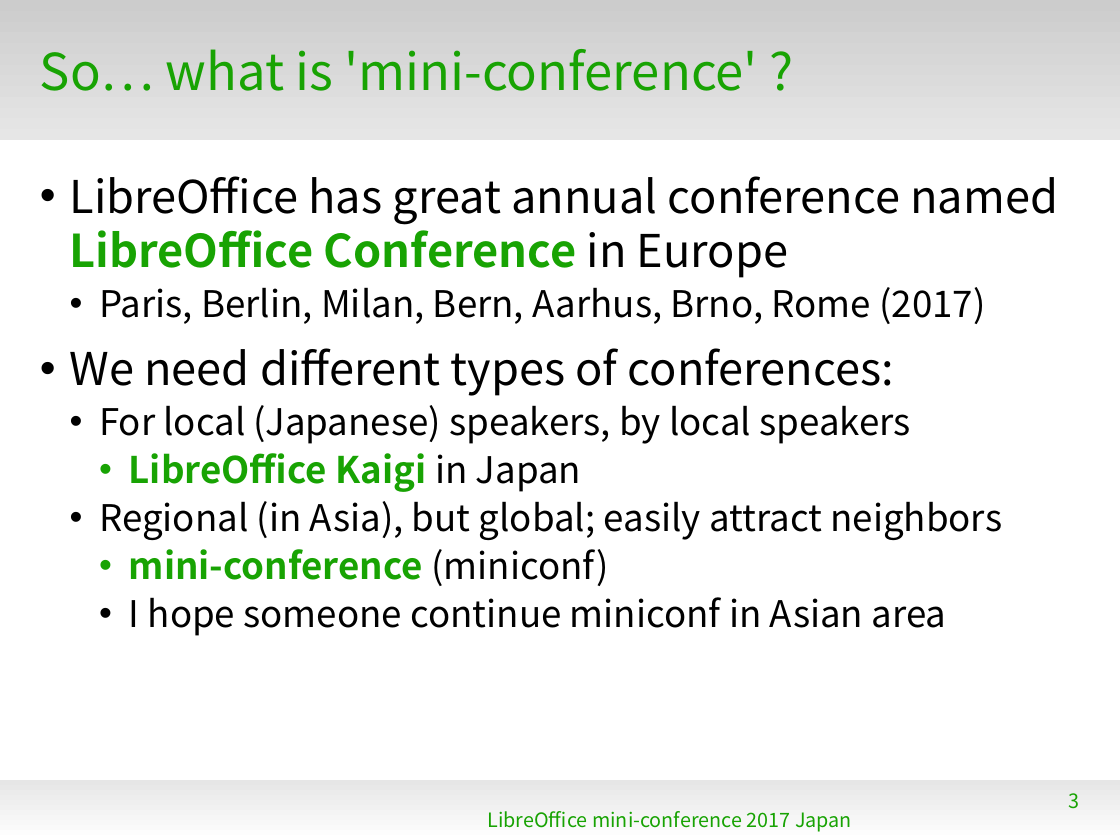
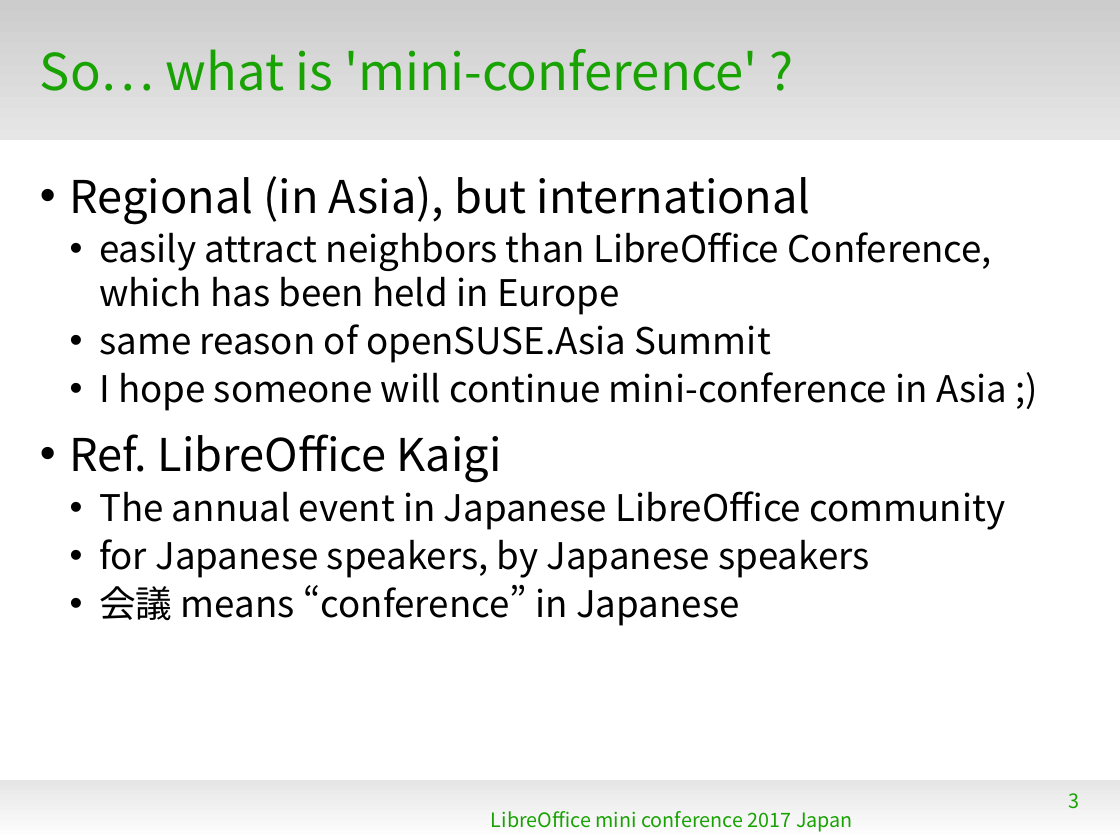
Before and after one commit to naruoga/KantoLibreOffice, a slide deck: slide 3 of others/LibOminiconf2017-MixingBowlCulture.odp. Drawn at 1120x840 pixels with LibreOffice and Linux fonts; fonts in the diff are those of the drawing; background and template pictures are left out. Boxes give left, top, right and bottom in pixels: in the first picture for what was removed or moved away, otherwise in the second. Text is boxed around its words. In the diff, an @@ line names an element or a change of style, - is before the commit and + after.

Commit message:
miniconf2017: 最終版

```diff
--- a/others/LibOminiconf2017-MixingBowlCulture.odp
+++ b/others/LibOminiconf2017-MixingBowlCulture.odp
@@ text at (x1=70, y1=176, x2=1007, y2=626): text changed @@
-• LibreOffice has great annual conference named LibreOffice Conference in Europe
-  • Paris, Berlin, Milan, Bern, Aarhus, Brno, Rome (2017)
-• We need different types of conferences:
-  • For local (Japanese) speakers, by local speakers
-    • LibreOffice Kaigi in Japan
-  • Regional (in Asia), but global; easily attract neighbors
-    • mini-conference (miniconf)
-    • I hope someone continue miniconf in Asian area
+• Regional (in Asia), but international
+  • easily attract neighbors than LibreOffice Conference, which has been held in Europe
+  • same reason of openSUSE.Asia Summit
+  • I hope someone will continue mini-conference in Asia ;)
+• Ref. LibreOffice Kaigi
+  • The annual event in Japanese LibreOffice community
+  • for Japanese speakers, by Japanese speakers
+  • 会議 means “conference” in Japanese
@@ text at (x1=491, y1=811, x2=853, y2=832): text changed @@
-LibreOffice mini-conference 2017 Japan
+LibreOffice mini conference 2017 Japan
```
Also in this commit, not shown: 6 other slides changed, 33 slides added, 2 slides removed, 1 other file.
